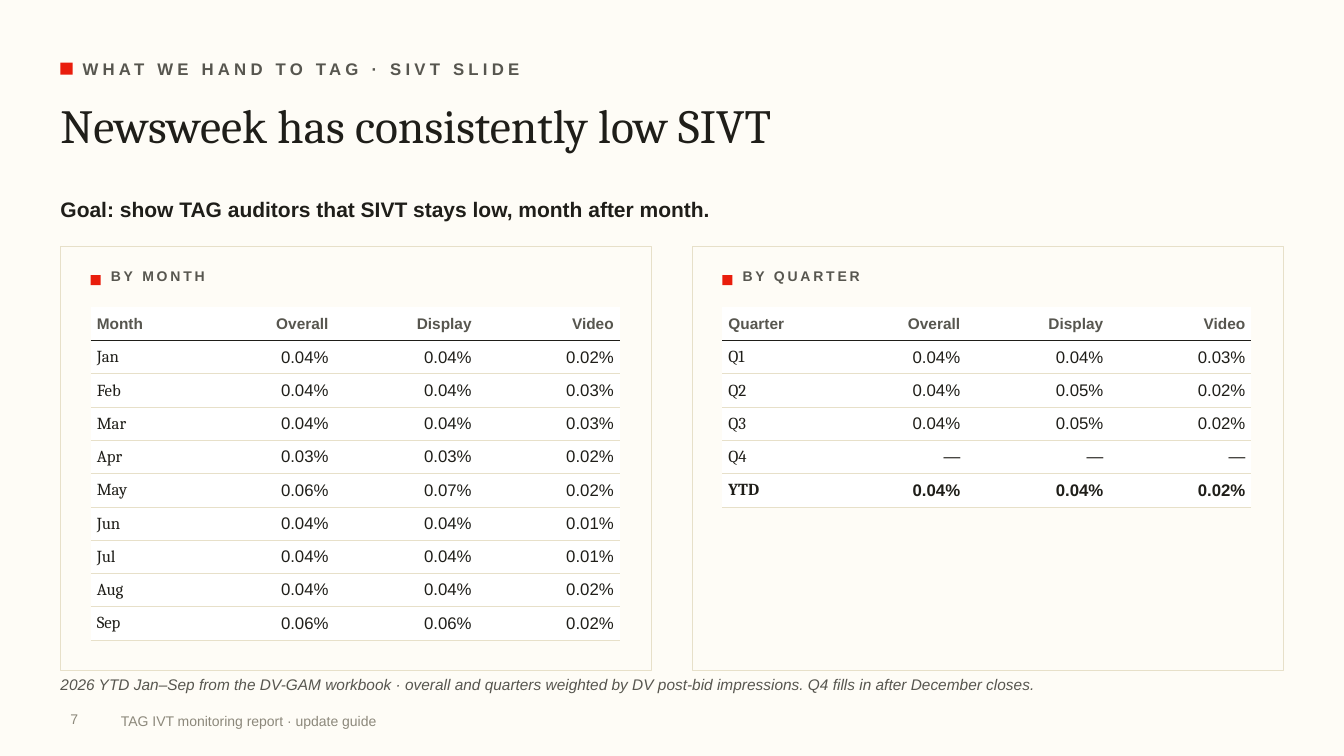
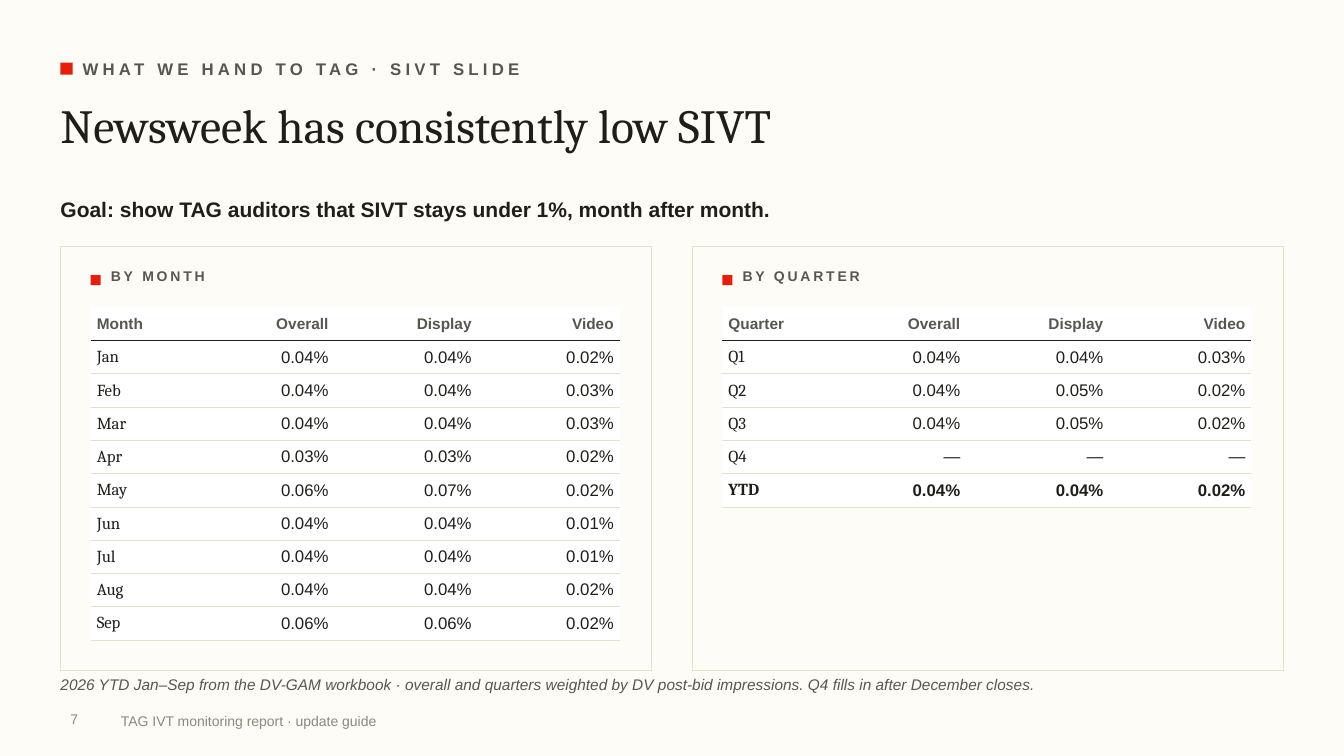
Before and after one commit to rogerhirano-nw/yield-dashboard, a slide deck: slide 7 of docs/TAG_IVT_Report_Update_Guide.pptx. Drawn at 1344x756 pixels with LibreOffice and Linux fonts; fonts in the diff are those of the drawing; background and template pictures are left out. Boxes give left, top, right and bottom in pixels: in the first picture for what was removed or moved away, otherwise in the second. Text is boxed around its words. In the diff, an @@ line names an element or a change of style, - is before the commit and + after.

```diff
--- a/docs/TAG_IVT_Report_Update_Guide.pptx
+++ b/docs/TAG_IVT_Report_Update_Guide.pptx
@@ text at (x1=60, y1=201, x2=770, y2=222): text changed @@
-Goal: show TAG auditors that SIVT stays low, month after month.
+Goal: show TAG auditors that SIVT stays under 1%, month after month.
```
Also in this commit, not shown: 5 other slides changed, 3 other files.
